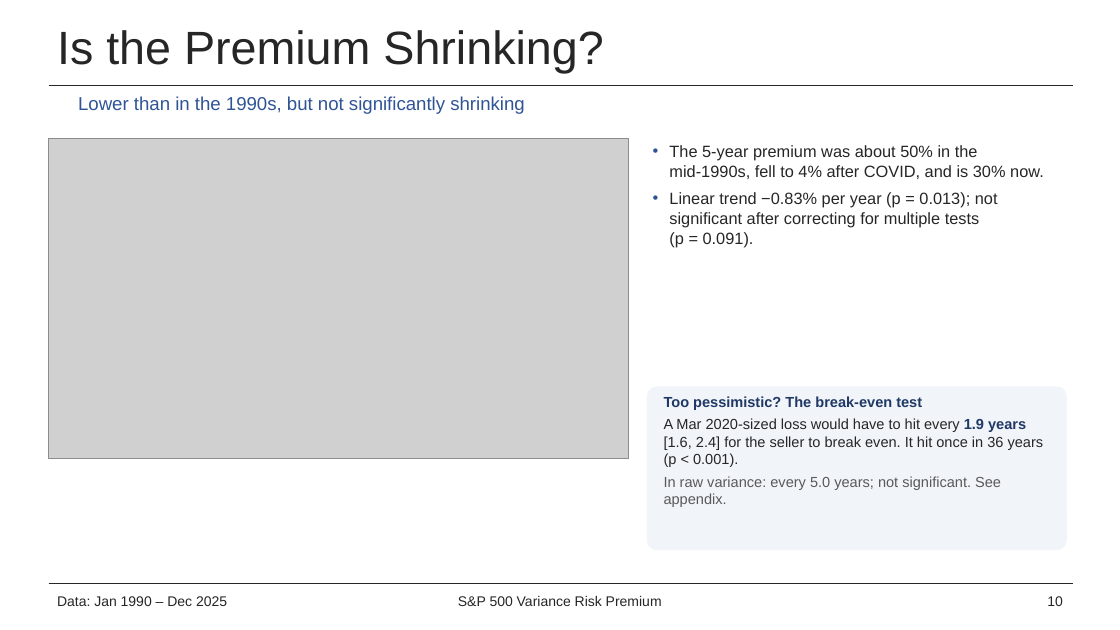
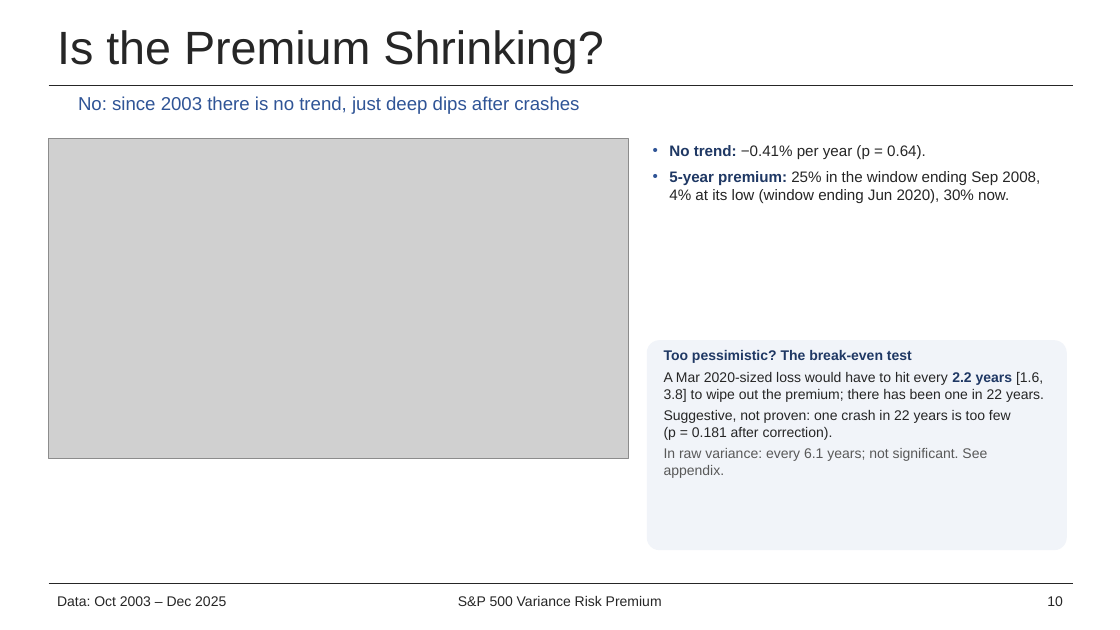
Before and after one commit to alston-yam/project_VIX, a slide deck: slide 10 of deck/VIX_pitch.pptx. Drawn at 1120x630 pixels with LibreOffice and Linux fonts; fonts in the diff are those of the drawing; grey boxes stand for pictures; background and template pictures are left out. Boxes give left, top, right and bottom in pixels: in the first picture for what was removed or moved away, otherwise in the second. Text is boxed around its words. In the diff, an @@ line names an element or a change of style, - is before the commit and + after.

```diff
--- a/deck/VIX_pitch.pptx
+++ b/deck/VIX_pitch.pptx
@@ text at (78, 96, 579, 114): text changed @@
-Lower than in the 1990s, but not significantly shrinking
+No: since 2003 there is no trend, just deep dips after crashes
@@ text at (669, 145, 1040, 203): text changed; size 14 to 13 pt @@
-• The 5-year premium was about 50% in the mid-1990s, fell to 4% after COVID, and is 30% now.
-• Linear trend −0.83% per year (p = 0.013); not significant after correcting for multiple tests (p = 0.091).
+• No trend: −0.41% per year (p = 0.64).
+• 5-year premium: 25% in the window ending Sep 2008, 4% at its low (window ending Jun 2020), 30% now.
@@ rounded rectangle: place and size @@
-rounded rectangle at (647, 386, 1067, 550)
+rounded rectangle at (647, 340, 1067, 550)
@@ text "Too pessimistic? The break-even test": place and size @@
-text "Too pessimistic? The break-even test" at (664, 396, 1044, 507)
+text "Too pessimistic? The break-even test" at (664, 350, 1044, 478)
@@ text at (664, 350, 912, 363): size 12.5 to 12 pt in "Too pessimistic? The break-even test" @@
@@ text at (664, 372, 1044, 478): text changed; size 12.5 to 12 pt @@
-A Mar 2020-sized loss would have to hit every 1.9 years [1.6, 2.4] for the seller to break even. It hit once in 36 years (p < 0.001).
-In raw variance: every 5.0 years; not significant. See appendix.
+A Mar 2020-sized loss would have to hit every 2.2 years [1.6, 3.8] to wipe out the premium; there has been one in 22 years.
+Suggestive, not proven: one crash in 22 years is too few (p = 0.181 after correction).
+In raw variance: every 6.1 years; not significant. See appendix.
@@ text at (57, 596, 226, 606): text changed @@
-Data: Jan 1990 – Dec 2025
+Data: Oct 2003 – Dec 2025
```
Also in this commit, not shown: 15 other slides changed, 1 slide added, 53 other files.
